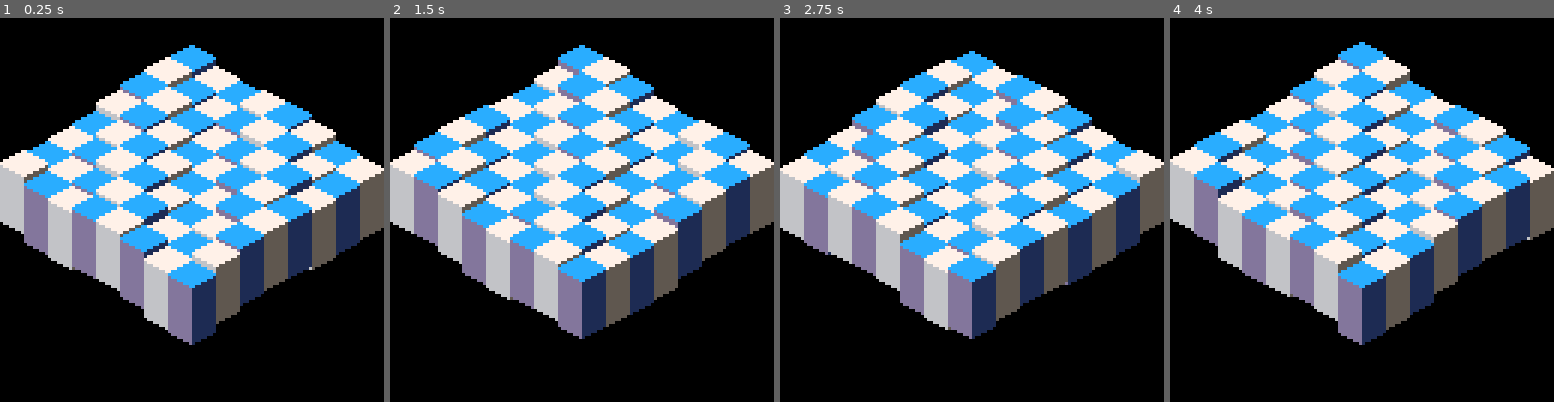
Above: before the commit, frames 1-4 (left to right).
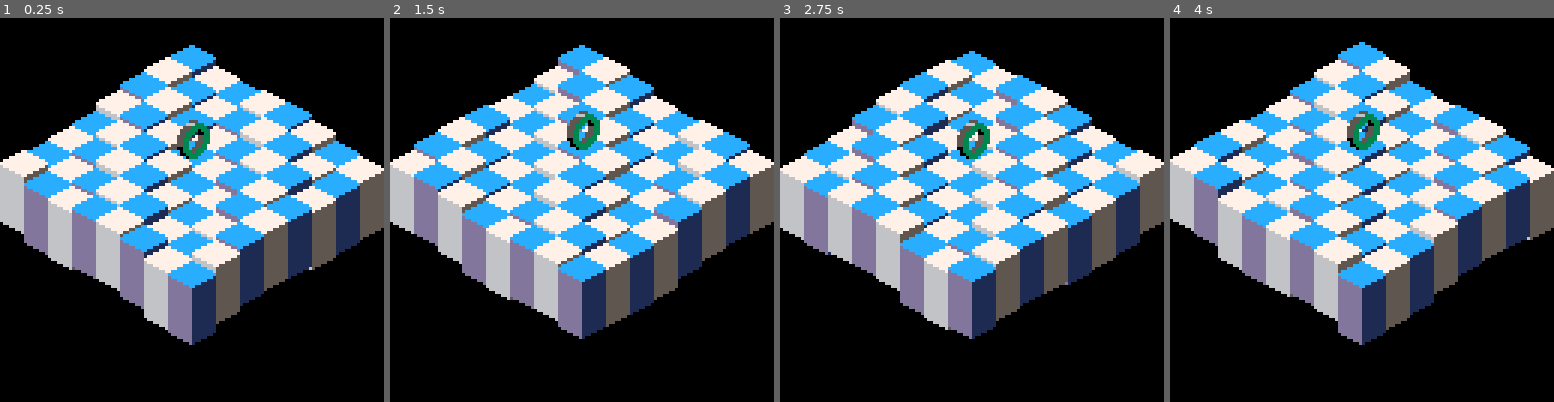
Above: after the commit, the same moments.

Repository: erwinbonsma/BumbleBotsPico8
Game: PICO-8 cartridge rolmops.p8
Same seed, same stepped clock (60 frames per second), same inputs: the game is played once before the commit and once after it.
Inputs:
- Up to frame 1 (0.25 s): no input
- Up to frame 2 (1.5 s): no input
- Up to frame 3 (2.75 s): no input
- Up to frame 4 (4 s): no input

The runs differ from the first frame. In frame 1, 0.6% of the frame differs, in the area x 46-55%, y 26-37%; in frame 2, 0.6%, in the area x 46-55%, y 24-35%; in frame 3, 0.6%; in frame 4, 0.6%.

Commit message:
Added Wheel sprite
Only single rotation currently.
Yet to decide if it is for player or an enemy. It may be better suited for the latter, given it's lack of a front.

Diff:
--- a/rolmops.p8
+++ b/rolmops.p8
@@ -7,6 +7,7 @@
  me.row=_row
  local height0=0
  me.height=0
+ me.player=0
 
  me.setwave=function(_wave)
   me.height=height0+_wave
@@ -92,20 +93,28 @@
  me.draw=function()
   cls()
   for i=1,nlines do
-   if (i%2)==0 then
-    pal()
-   else
-    pal(5,1)
-    pal(6,13)
-    pal(7,12)
-   end
    units=isolines[i].units
    for j=1,#units do
     unit=units[j]
     x=(unit.col-unit.row)*8+56
     y=(unit.col+unit.row)*5
       -unit.height
+
+    if (i%2)==0 then
+     pal()
+    else
+     pal(5,1)
+     pal(6,13)
+     pal(7,12)
+    end
     spr(0,x,y,2,4)
+
+    if (unit.player==1) then
+     pal()
+     palt(15,1)
+     pal(14,0)
+     spr(64,x+1,y-8,2,2)
+    end
    end
   end
  end
@@ -123,6 +132,7 @@
 end
 
 mapmodel=map_model()
+mapmodel.units[4][4].player=1
 mapview=map_view(mapmodel)
 clock=0
 __gfx__
@@ -158,22 +168,22 @@
 00000000000000000000000000000000000000000000000000000000000000000000000000000000000000000000000000000000000000000000000000000000
 00000000000000000000000000000000000000000000000000000000000000000000000000000000000000000000000000000000000000000000000000000000
 00000000000000000000000000000000000000000000000000000000000000000000000000000000000000000000000000000000000000000000000000000000
-00000000000000000000000000000000000000000000000000000000000000000000000000000000000000000000000000000000000000000000000000000000
-00000000000000000000000000000000000000000000000000000000000000000000000000000000000000000000000000000000000000000000000000000000
-00000000000000000000000000000000000000000000000000000000000000000000000000000000000000000000000000000000000000000000000000000000
-00000000000000000000000000000000000000000000000000000000000000000000000000000000000000000000000000000000000000000000000000000000
-00000000000000000000000000000000000000000000000000000000000000000000000000000000000000000000000000000000000000000000000000000000
-00000000000000000000000000000000000000000000000000000000000000000000000000000000000000000000000000000000000000000000000000000000
-00000000000000000000000000000000000000000000000000000000000000000000000000000000000000000000000000000000000000000000000000000000
-00000000000000000000000000000000000000000000000000000000000000000000000000000000000000000000000000000000000000000000000000000000
-00000000000000000000000000000000000000000000000000000000000000000000000000000000000000000000000000000000000000000000000000000000
-00000000000000000000000000000000000000000000000000000000000000000000000000000000000000000000000000000000000000000000000000000000
-00000000000000000000000000000000000000000000000000000000000000000000000000000000000000000000000000000000000000000000000000000000
-00000000000000000000000000000000000000000000000000000000000000000000000000000000000000000000000000000000000000000000000000000000
-00000000000000000000000000000000000000000000000000000000000000000000000000000000000000000000000000000000000000000000000000000000
-00000000000000000000000000000000000000000000000000000000000000000000000000000000000000000000000000000000000000000000000000000000
-00000000000000000000000000000000000000000000000000000000000000000000000000000000000000000000000000000000000000000000000000000000
-00000000000000000000000000000000000000000000000000000000000000000000000000000000000000000000000000000000000000000000000000000000
+ffffffffffffffff0000000000000000000000000000000000000000000000000000000000000000000000000000000000000000000000000000000000000000
+ffffff555fffffff0000000000000000000000000000000000000000000000000000000000000000000000000000000000000000000000000000000000000000
+fffff666333fffff0000000000000000000000000000000000000000000000000000000000000000000000000000000000000000000000000000000000000000
+ffff55533333ffff0000000000000000000000000000000000000000000000000000000000000000000000000000000000000000000000000000000000000000
+fff555333e333fff0000000000000000000000000000000000000000000000000000000000000000000000000000000000000000000000000000000000000000
+fff55333fee33fff0000000000000000000000000000000000000000000000000000000000000000000000000000000000000000000000000000000000000000
+ff55533ff5533fff0000000000000000000000000000000000000000000000000000000000000000000000000000000000000000000000000000000000000000
+ff5533fff5533fff0000000000000000000000000000000000000000000000000000000000000000000000000000000000000000000000000000000000000000
+ff5533ff55533fff0000000000000000000000000000000000000000000000000000000000000000000000000000000000000000000000000000000000000000
+ff5533ff5533ffff0000000000000000000000000000000000000000000000000000000000000000000000000000000000000000000000000000000000000000
+ffee33f55333ffff0000000000000000000000000000000000000000000000000000000000000000000000000000000000000000000000000000000000000000
+fffe3335333fffff0000000000000000000000000000000000000000000000000000000000000000000000000000000000000000000000000000000000000000
+fffee33333ffffff0000000000000000000000000000000000000000000000000000000000000000000000000000000000000000000000000000000000000000
+fffffe333fffffff0000000000000000000000000000000000000000000000000000000000000000000000000000000000000000000000000000000000000000
+ffffffffffffffff0000000000000000000000000000000000000000000000000000000000000000000000000000000000000000000000000000000000000000
+ffffffffffffffff0000000000000000000000000000000000000000000000000000000000000000000000000000000000000000000000000000000000000000
 00000000000000000000000000000000000000000000000000000000000000000000000000000000000000000000000000000000000000000000000000000000
 00000000000000000000000000000000000000000000000000000000000000000000000000000000000000000000000000000000000000000000000000000000
 00000000000000000000000000000000000000000000000000000000000000000000000000000000000000000000000000000000000000000000000000000000
